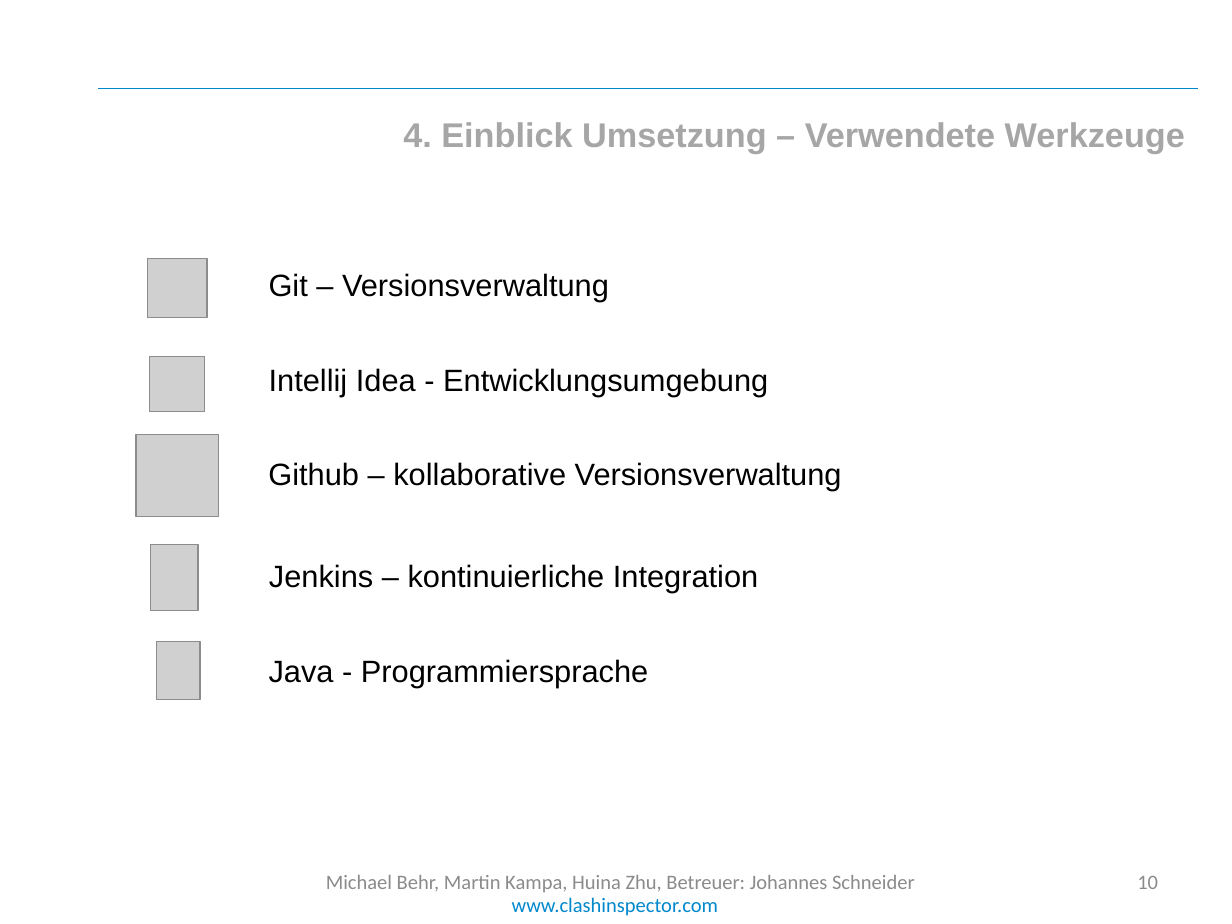
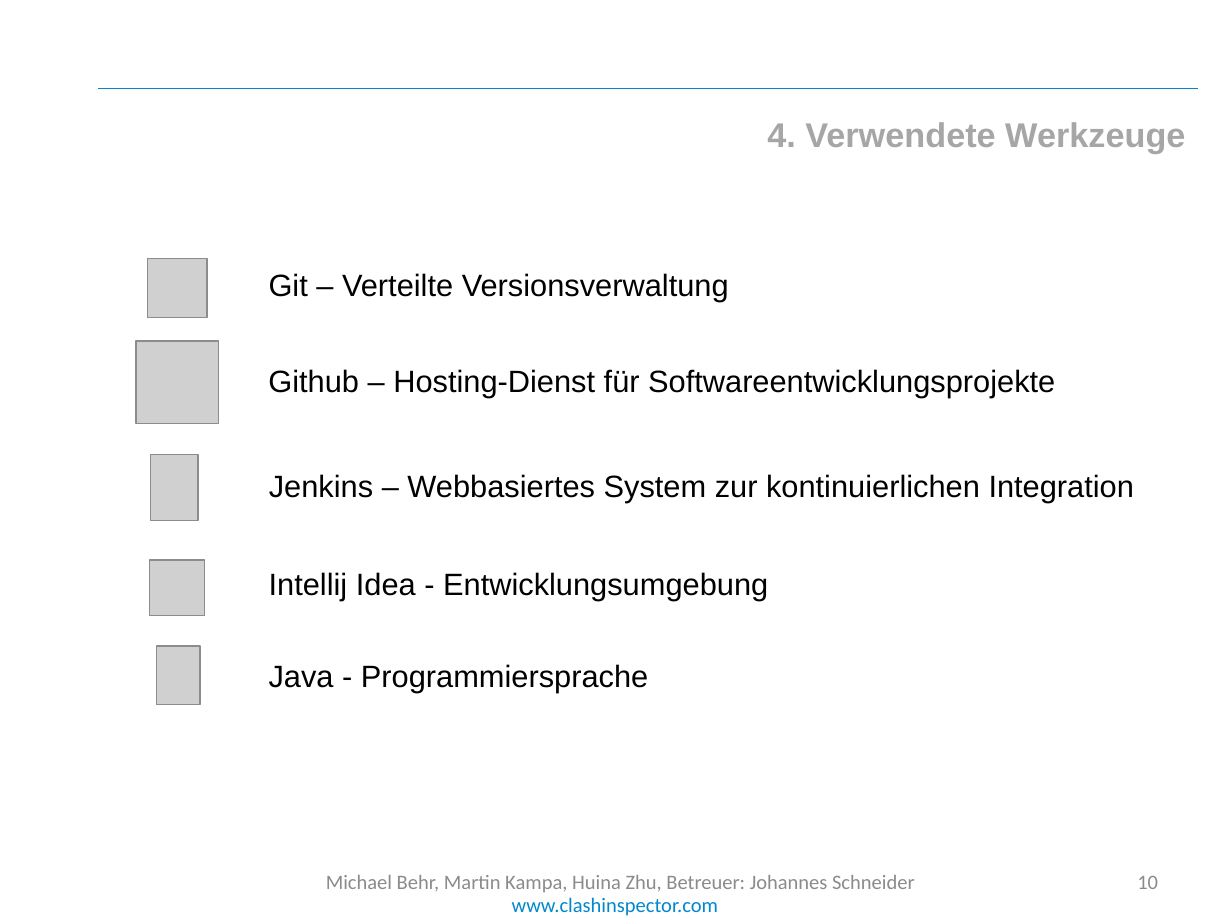
Before and after one commit to cedarsoft/clashinspector.com, a slide deck: slide 10 of presentation/Jahresprojekt Zwischenpräsentation.pptx. Drawn at 1232x924 pixels with LibreOffice and Linux fonts; fonts in the diff are those of the drawing; grey boxes stand for pictures; background and template pictures are left out. Boxes give left, top, right and bottom in pixels: in the first picture for what was removed or moved away, otherwise in the second. Text is boxed around its words. In the diff, an @@ line names an element or a change of style, - is before the commit and + after.

```diff
--- a/presentation/Jahresprojekt Zwischenpräsentation.pptx
+++ b/presentation/Jahresprojekt Zwischenpräsentation.pptx
@@ text at (767, 122, 1185, 154): text changed @@
-4. Einblick Umsetzung – Verwendete Werkzeuge
+4. Verwendete Werkzeuge
@@ text at (269, 273, 729, 302): text changed @@
-Git – Versionsverwaltung
+Git – Verteilte Versionsverwaltung
@@ picture: place and size @@
-picture at (136, 435, 218, 517)
+picture at (136, 341, 218, 424)
@@ text at (268, 369, 1055, 397): text changed @@
-Github – kollaborative Versionsverwaltung
+Github – Hosting-Dienst für Softwareentwicklungsprojekte
@@ picture: place and size @@
-picture at (150, 545, 198, 611)
+picture at (150, 455, 198, 521)
@@ text at (269, 474, 1134, 503): text changed @@
-Jenkins – kontinuierliche Integration
+Jenkins – Webbasiertes System zur kontinuierlichen Integration
@@ picture: place and size @@
-picture at (149, 356, 205, 411)
+picture at (149, 561, 205, 616)
@@ text "Intellij Idea - Entwicklungsumgebung": place and size @@
-text "Intellij Idea - Entwicklungsumgebung" at (269, 368, 768, 397)
+text "Intellij Idea - Entwicklungsumgebung" at (269, 572, 768, 601)
@@ picture: place and size @@
-picture at (156, 642, 200, 700)
+picture at (156, 646, 200, 703)
@@ text "Java - Programmiersprache": place and size @@
-text "Java - Programmiersprache" at (269, 659, 648, 687)
+text "Java - Programmiersprache" at (269, 664, 648, 692)
```
Also in this commit, not shown: 10 other slides changed, 2 slides added, 20 other files.
